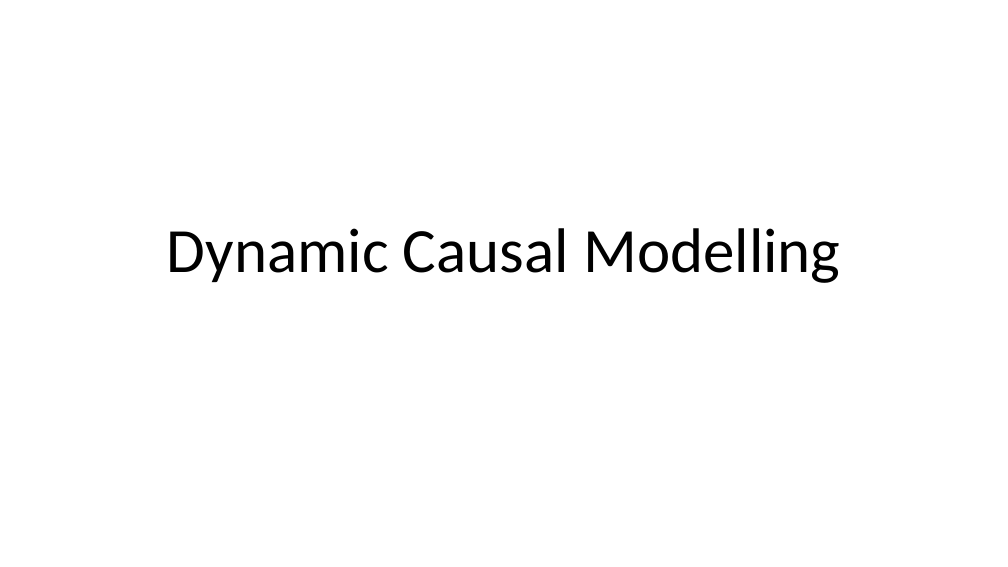
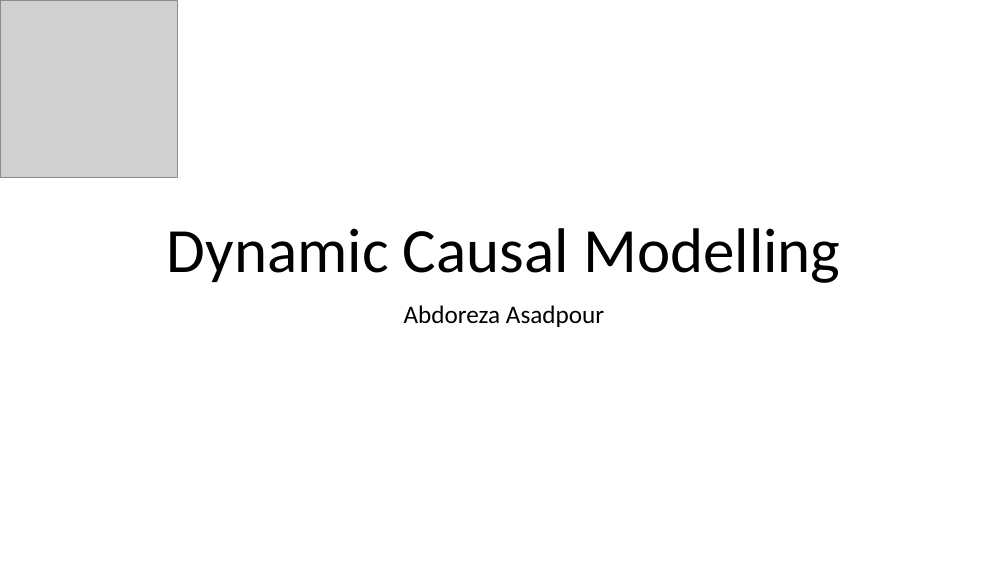
Before and after one commit to ISRC-CN3/Day-3-28-Aug, a slide deck: slide 1 of Lab/DCM/Dynamic Causal Modelling.pptx. Drawn at 1008x567 pixels with LibreOffice and Linux fonts; fonts in the diff are those of the drawing; grey boxes stand for pictures. Boxes give left, top, right and bottom in pixels: in the first picture for what was removed or moved away, otherwise in the second. Text is boxed around its words. In the diff, an @@ line names an element or a change of style, - is before the commit and + after.

```diff
--- a/Lab/DCM/Dynamic Causal Modelling.pptx
+++ b/Lab/DCM/Dynamic Causal Modelling.pptx
@@ picture added at [0,0,177,177] @@
@@ subtitle added at [404,305,604,327], 24 pt, text #000000 @@
+Abdoreza Asadpour
```
